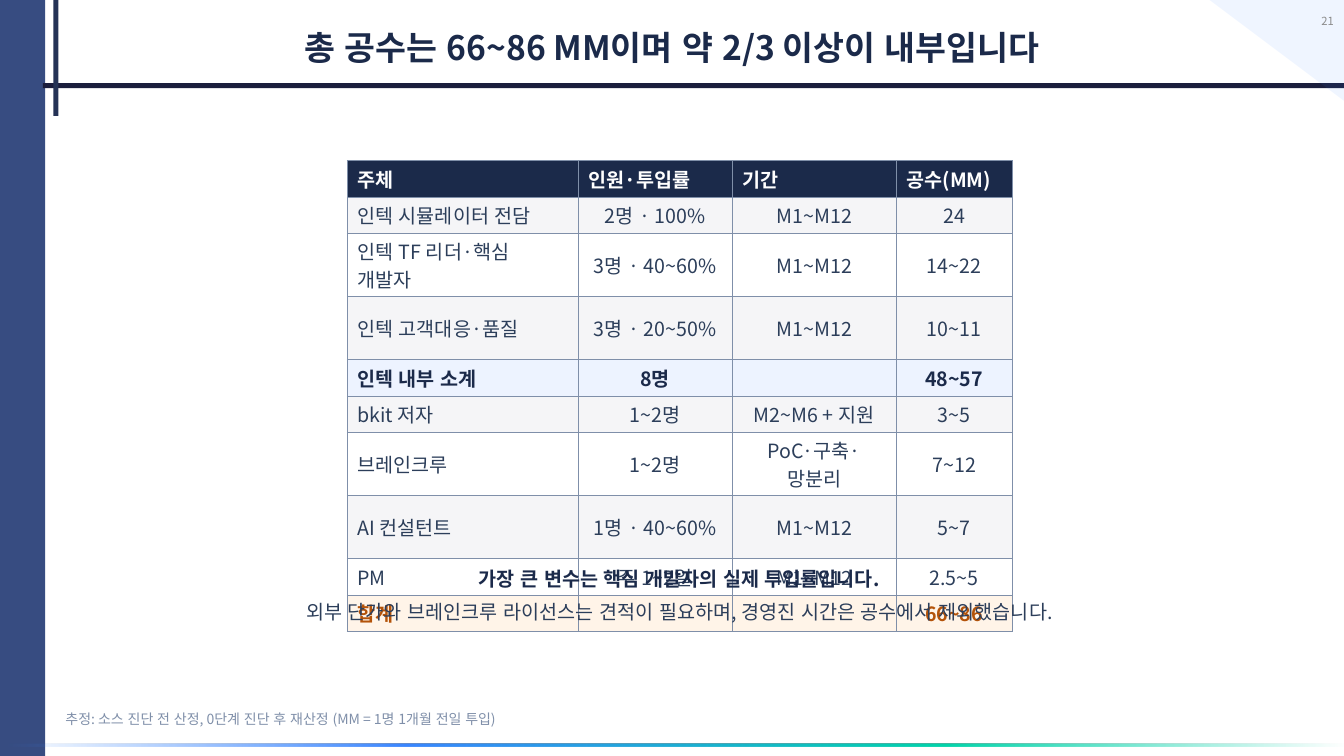
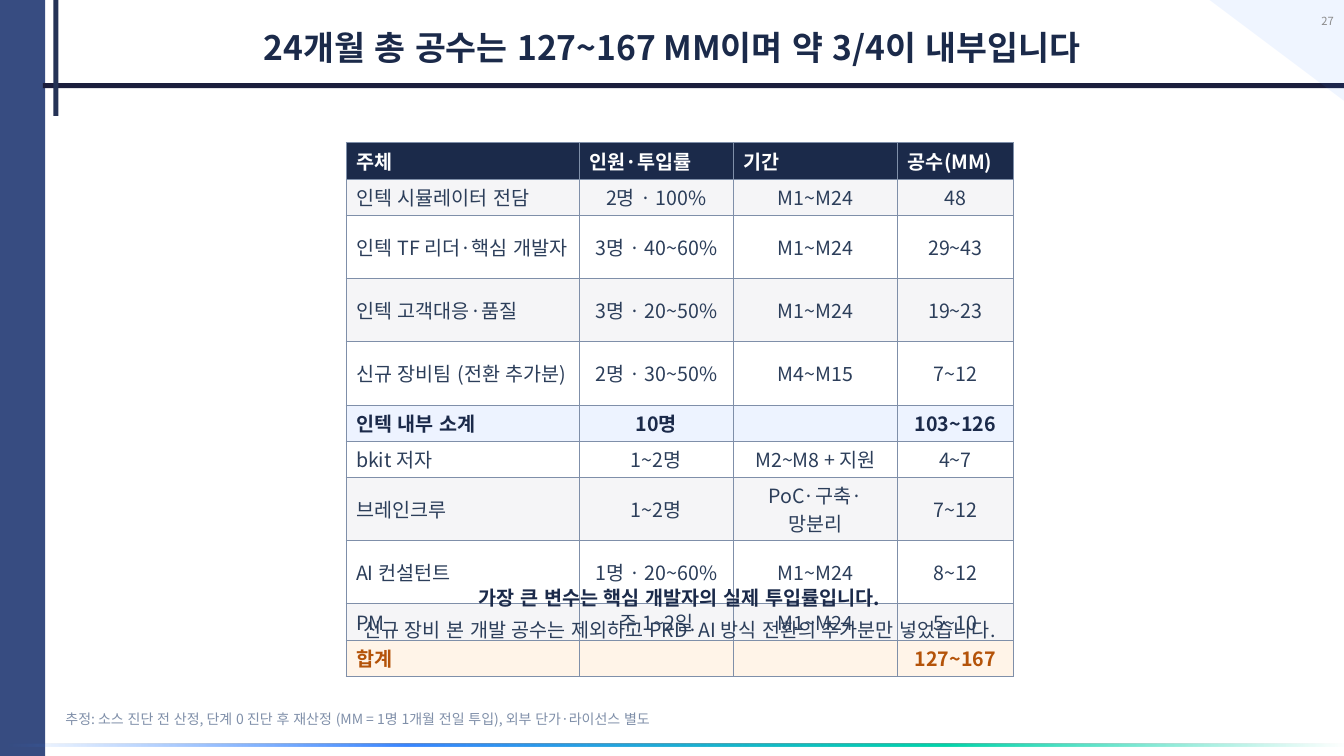
Before and after one commit to donchang07/tmb-2027, a slide deck: slide 27 of deliverables/Intekplus_AI_Upgrade_Proposal.pptx (slide 21 before the commit). Drawn at 1344x756 pixels with LibreOffice and Linux fonts; fonts in the diff are those of the drawing. Boxes give left, top, right and bottom in pixels: in the first picture for what was removed or moved away, otherwise in the second. Text is boxed around its words. In the diff, an @@ line names an element or a change of style, - is before the commit and + after.

```diff
--- a/deliverables/Intekplus_AI_Upgrade_Proposal.pptx
+++ b/deliverables/Intekplus_AI_Upgrade_Proposal.pptx
@@ page number at (1321,17,1333,25): text changed @@
-21
+27
@@ text at (264,31,1080,66): text changed @@
-총 공수는 66~86 MM이며 약 2/3 이상이 내부입니다
+24개월 총 공수는 127~167 MM이며 약 3/4이 내부입니다
@@ table at (346,142,1012,672) @@
-row 2: 인텍 시뮬레이터 전담 | 2명 · 100% | M1~M12 | 24
-row 3: 인텍 TF 리더·핵심 개발자 | 3명 · 40~60% | M1~M12 | 14~22
-row 4: 인텍 고객대응·품질 | 3명 · 20~50% | M1~M12 | 10~11
-row 5: 인텍 내부 소계 | 8명 |  | 48~57
-row 6: bkit 저자 | 1~2명 | M2~M6 + 지원 | 3~5
+row 2: 인텍 시뮬레이터 전담 | 2명 · 100% | M1~M24 | 48
+row 3: 인텍 TF 리더·핵심 개발자 | 3명 · 40~60% | M1~M24 | 29~43
+row 4: 인텍 고객대응·품질 | 3명 · 20~50% | M1~M24 | 19~23
+row 5: 신규 장비팀 (전환 추가분) | 2명 · 30~50% | M4~M15 | 7~12
+row 6: 인텍 내부 소계 | 10명 |  | 103~126
+row 7: bkit 저자 | 1~2명 | M2~M8 + 지원 | 4~7
-row 8: AI 컨설턴트 | 1명 · 40~60% | M1~M12 | 5~7
+row 9: AI 컨설턴트 | 1명 · 20~60% | M1~M24 | 8~12
-row 10, column 3: M1~M12
+row 10, column 3: M1~M24
-row 10, column 4: 2.5~5
+row 10, column 4: 5~10
-row 11, column 4: 66~86
+row 11, column 4: 127~167
@@ table: place and size @@
-table at (347,160,1010,627)
+table at (346,142,1012,672)
@@ text "가장 큰 변수는 핵심 개발자의 ...": place and size @@
-text "가장 큰 변수는 핵심 개발자의 ..." at (479,566,880,592)
+text "가장 큰 변수는 핵심 개발자의 ..." at (479,584,880,610)
@@ text removed at (306,598,933,624) @@
-외부 단가와 브레인크루 라이선스는 견적이 필요하며, 경영진 시간은 공수에서 제외했습니다.
@@ text added at (363,617,995,643), 14 pt, text #2C3E5A @@
+신규 장비 본 개발 공수는 제외하고 PRD·AI 방식 전환의 추가분만 넣었습니다.
@@ text at (65,712,650,727): text changed @@
-추정: 소스 진단 전 산정, 0단계 진단 후 재산정 (MM = 1명 1개월 전일 투입)
+추정: 소스 진단 전 산정, 단계 0 진단 후 재산정 (MM = 1명 1개월 전일 투입), 외부 단가·라이선스 별도
```
Also in this commit, not shown: 11 other slides changed, 8 slides added, 2 slides removed, 2 other files.
